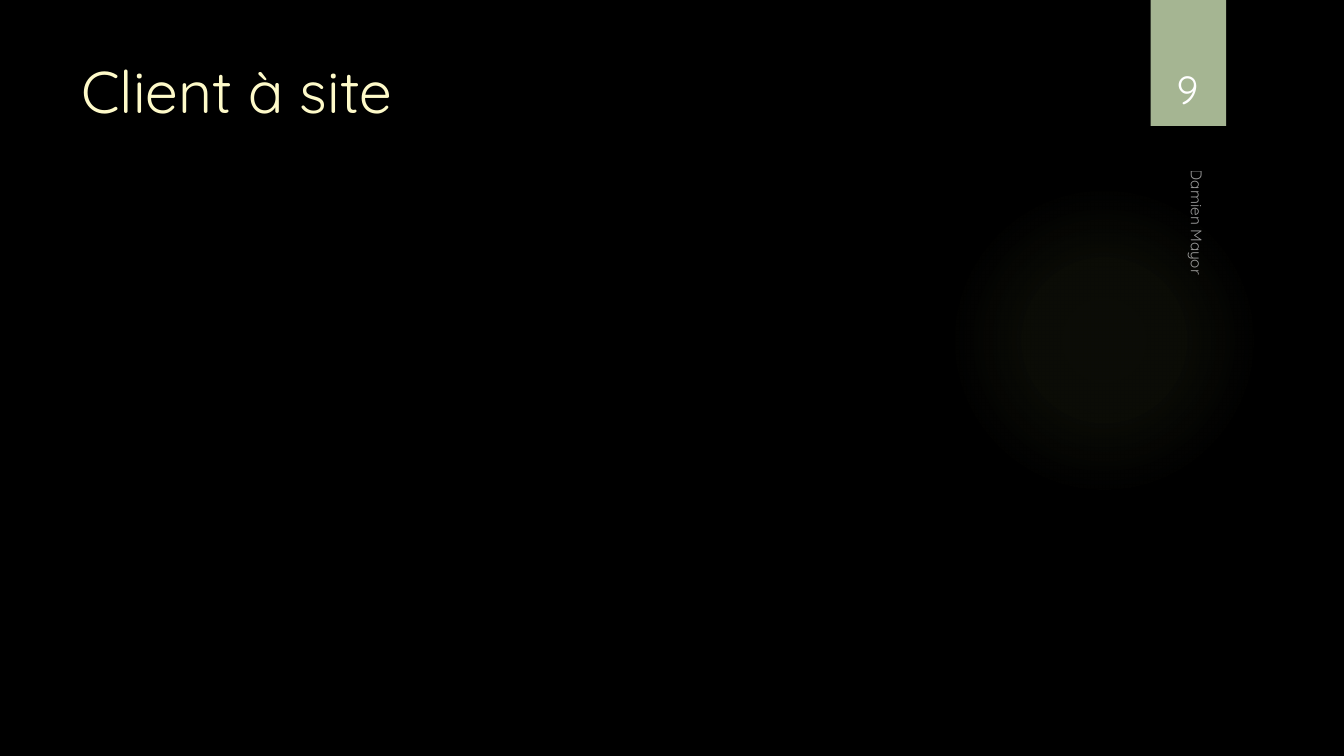
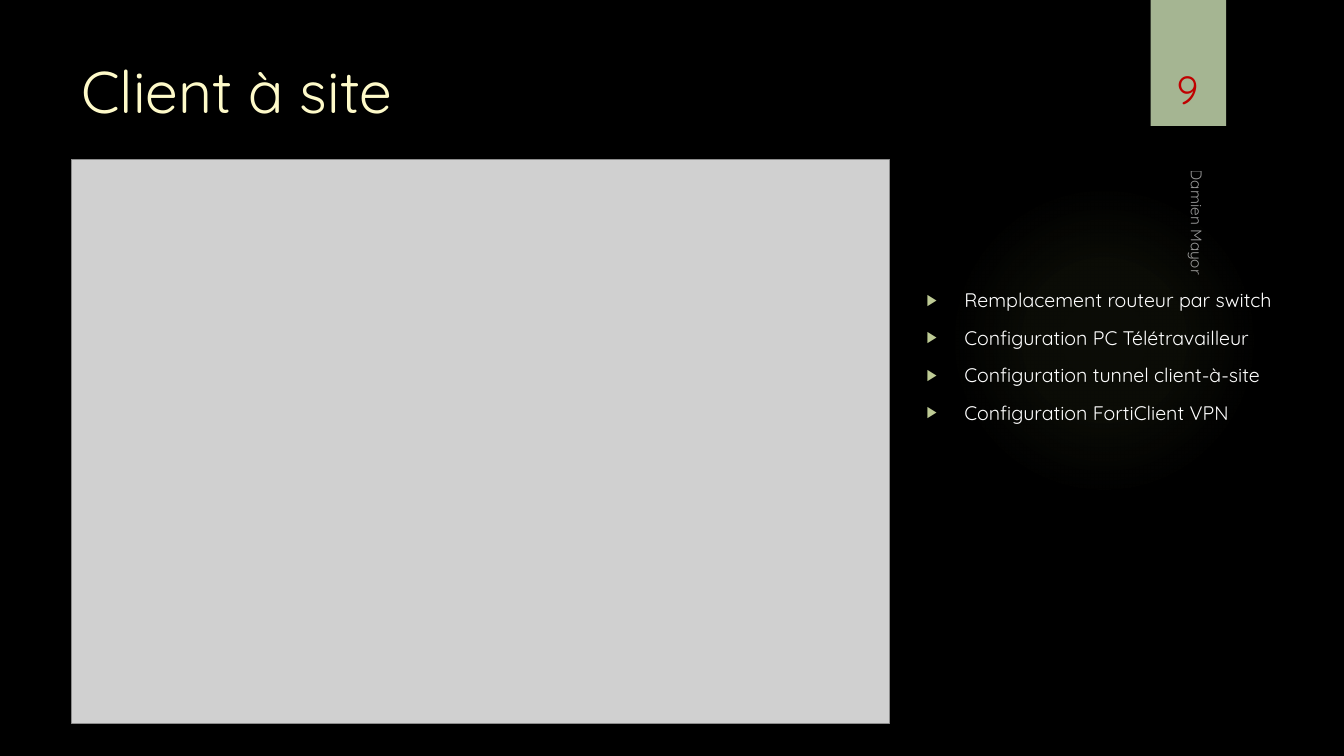
Before and after one commit to damienmayor/TPI, a slide deck: slide 9 of Présentation/Présentation TPI DMA.pptx. Drawn at 1344x756 pixels with LibreOffice and Linux fonts; fonts in the diff are those of the drawing; grey boxes stand for pictures; background and template pictures are left out. Boxes give left, top, right and bottom in pixels: in the first picture for what was removed or moved away, otherwise in the second. Text is boxed around its words. In the diff, an @@ line names an element or a change of style, - is before the commit and + after.

```diff
--- a/Présentation/Présentation TPI DMA.pptx
+++ b/Présentation/Présentation TPI DMA.pptx
@@ page number at <box>1177,76,1199,105</box>: text colour #FFFFFF to #C00000 @@
@@ picture added at <box>72,159,890,723</box> @@
@@ text added at <box>964,292,1272,424</box>, 14 pt, text #FFFFFF @@
+▶ Remplacement routeur par switch
+▶ Configuration PC Télétravailleur
+▶ Configuration tunnel client-à-site
+▶ Configuration FortiClient VPN
```
Also in this commit, not shown: 7 other slides changed, 5 slides added, 1 other file.
